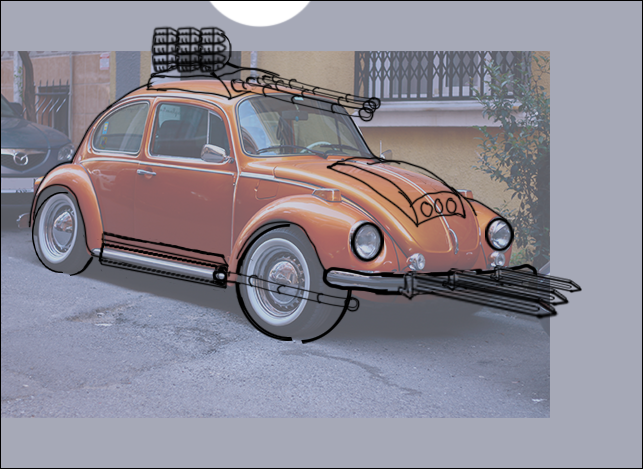
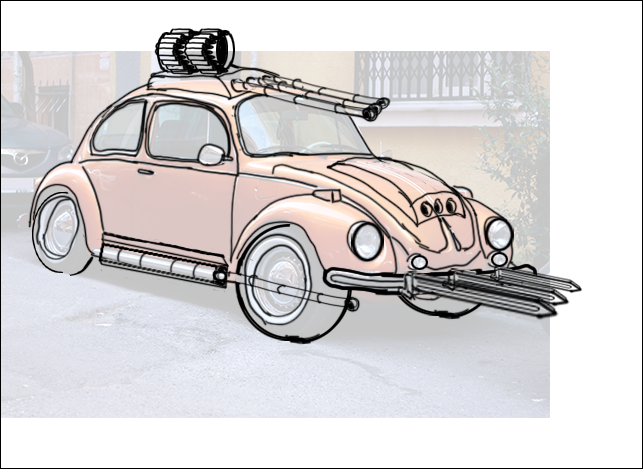
Comparing the layer stacks of the two 643 × 469 images. Changes:
removed layer "Layer 18 copy 5" over <box>149,25,182,75</box>
removed layer "Layer 18 copy 4" over <box>172,25,205,75</box>
removed layer "Layer 18 copy 3" over <box>195,25,228,75</box>
removed layer "Layer 17" over <box>208,33,232,67</box>
added layer "Layer 23" above "Layer 20" over <box>195,142,236,168</box>
added layer "Layer 20" above "Layer 22" over <box>32,91,500,346</box>
added layer "Layer 22" above "Layer 21 copy" over <box>345,215,506,257</box>
added layer "Layer 21 copy" above "Layer 21" over <box>485,248,508,269</box>
added layer "Layer 21" above "Layer 24" over <box>405,251,428,272</box>
added layer "Layer 24" above "Layer 20 copy 9" over <box>215,35,519,313</box>
added layer "Layer 20 copy 9" above "Layer 20 copy 8" over <box>183,28,231,75</box>
added layer "Layer 20 copy 8" above "Layer 19" over <box>154,28,202,75</box>
added layer "Layer 18 copy" above "Layer 16" over <box>157,29,235,74</box>
painted on "Layer 14" over <box>230,80,379,123</box>
painted on "Layer 14 copy" over <box>246,76,384,117</box>
painted on "Layer 14 copy 2" over <box>262,75,391,110</box>
painted on "Layer 12" over <box>166,60,232,72</box>
painted on "Layer 11" over <box>192,61,218,71</box>
painted on "Layer 10" over <box>208,70,217,77</box>
painted on "Layer 8" over <box>115,155,475,279</box>
removed layer "Layer 4" over <box>32,191,352,344</box>
showed "pexels-murat-soyluoglu-1209774 copy" over <box>1,51,550,418</box>
hid "pexels-murat-soyluoglu-1209774" over <box>1,51,550,418</box>
removed layer "Layer 15" over <box>1,1,642,468</box>
